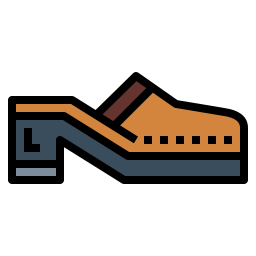
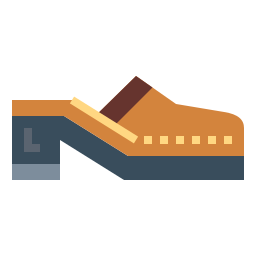
Layered file, before and after one edit (256px x 256px). Changes by layer:
painted on "L1" over [left=8, top=72, right=248, bottom=184]
